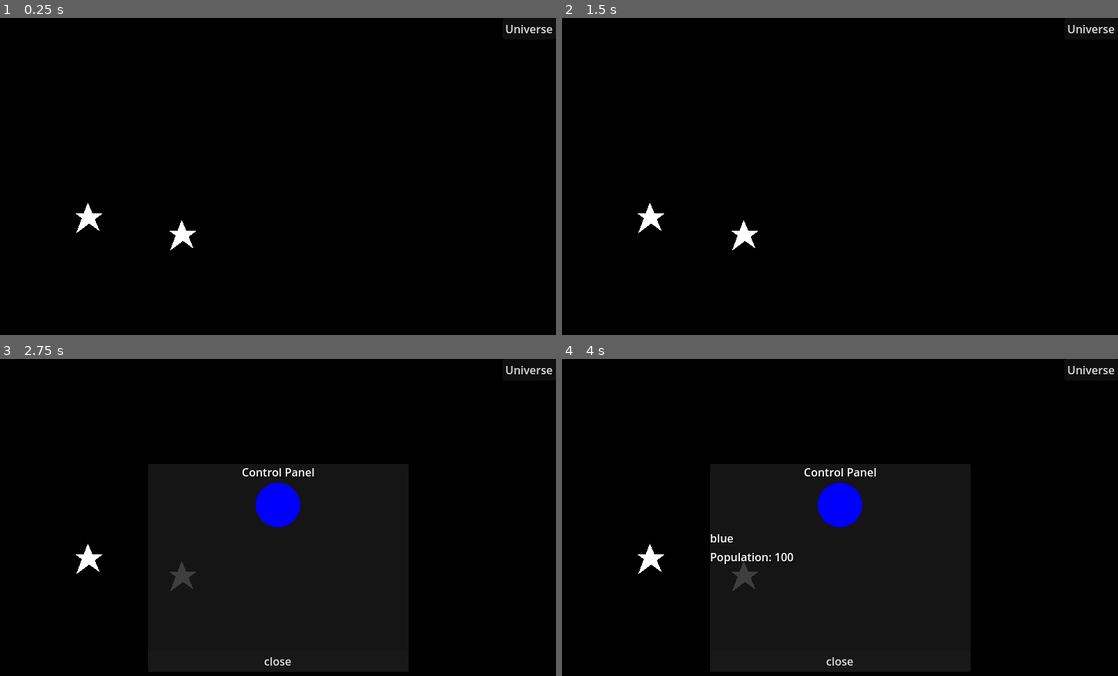
Above: before the commit, frames 1-4 (two rows, left to right).
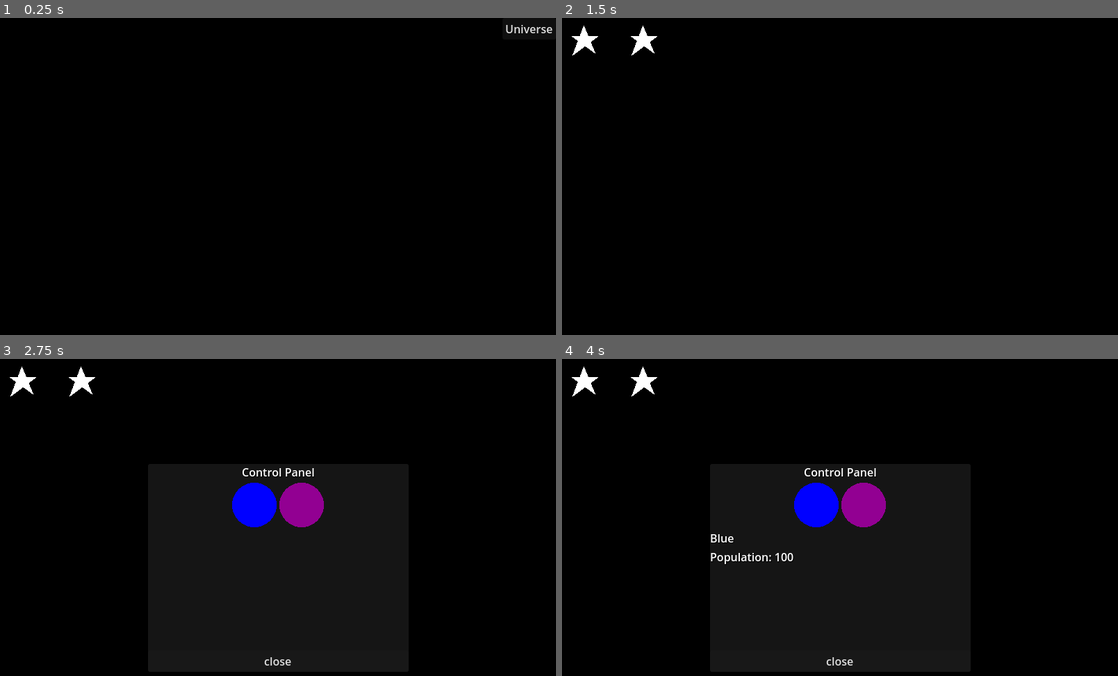
Above: after the commit, the same moments.

Repository: deepSpaceRenegade/Space_Econ
Game: Godot game, scene res://scenes/main.tscn
The game is run twice, just before and just after one commit, with the same random seed, the same clock (stepped at 60 frames per second) and the same inputs.
Inputs (mouse positions are in pixels of both pictures, inside the frame that each line leads up to; where the layout moved, square brackets give the same spot in the first picture):
- Up to frame 1 (0.25 s): no input
- Up to frame 2 (1.5 s): click "Universe" at 0.5 s; click (584, 40) [751, 157] at 1.25 s
- Up to frame 3 (2.75 s): click (22, 381) [88, 558] at 2 s
- Up to frame 4 (4 s): click (840, 504) at 2.77 s; click (817, 504) at 3.52 s

The runs differ from the first frame. In frame 1, 0.3% of the frame differs, in the area x 13-36%, y 58-74%; in frame 2, 0.8%; in frame 3, 2.5%; in frame 4, 2.6%, in the area x 1-100%, y 2-74%.

Commit message:
added scene loader and display info about the planet in panel

Diff:
--- a/game/project.godot
+++ b/game/project.godot
@@ -18,6 +18,8 @@
 [autoload]
 
 Signals="*res://scripts/signals.gd"
+SceneLoader="*res://scripts/scene_loader.gd"
+ControlPanel="*res://scenes/control_panel.tscn"
 
 [display]
 
--- a/game/scripts/galaxy.gd
+++ b/game/scene_loader.gd
@@ -1,10 +1,10 @@
-extends TextureButton
-
+extends Node
 
 
 # Called when the node enters the scene tree for the first time.
 func _ready() -> void:
-	pass
+	pass # Replace with function body.
+
 
 # Called every frame. 'delta' is the elapsed time since the previous frame.
 func _process(delta: float) -> void:
--- a/game/scenes/galaxy.tscn
+++ b/game/scenes/galaxy.tscn
@@ -1,12 +1,10 @@
-[gd_scene load_steps=4 format=3 uid="uid://b7ytw6de7r88e"]
+[gd_scene load_steps=3 format=3 uid="uid://b7ytw6de7r88e"]
 
 [ext_resource type="Texture2D" uid="uid://c0vbt0psodsfp" path="res://textures/galaxy.png" id="1_koc26"]
 [ext_resource type="Texture2D" uid="uid://cdvea4mrgh4gw" path="res://textures/galaxy_blue.png" id="2_qfi78"]
-[ext_resource type="Script" path="res://scripts/galaxy.gd" id="3_esd52"]
 
 [node name="Galaxy" type="TextureButton"]
 offset_right = 64.0
 offset_bottom = 64.0
 texture_normal = ExtResource("1_koc26")
 texture_pressed = ExtResource("2_qfi78")
-script = ExtResource("3_esd52")
--- /dev/null
+++ b/game/scenes/galaxy_level_1.tscn
@@ -0,0 +1,36 @@
+[gd_scene load_steps=9 format=3 uid="uid://dldyj4y24oswl"]
+
+[ext_resource type="PackedScene" uid="uid://b1xh54ervyxv4" path="res://scenes/star.tscn" id="1_33b2i"]
+[ext_resource type="Script" path="res://scripts/planet_info.gd" id="2_dys1c"]
+[ext_resource type="Texture2D" uid="uid://mf4yp8be4mk1" path="res://textures/planet_blue.png" id="3_rynpp"]
+[ext_resource type="Texture2D" uid="uid://cyknnuamjdheh" path="res://textures/planet_purple.png" id="4_bmspo"]
+[ext_resource type="Texture2D" uid="uid://caymicx8ltd4j" path="res://textures/planet_green.png" id="4_fjor3"]
+
+[sub_resource type="Resource" id="Resource_gsm55"]
+script = ExtResource("2_dys1c")
+texture = ExtResource("3_rynpp")
+planet_name = "Blue"
+planet_population = 100
+
+[sub_resource type="Resource" id="Resource_x0yv5"]
+script = ExtResource("2_dys1c")
+texture = ExtResource("4_bmspo")
+planet_name = "Purple"
+planet_population = 300
+
+[sub_resource type="Resource" id="Resource_1xs12"]
+script = ExtResource("2_dys1c")
+texture = ExtResource("4_fjor3")
+planet_name = "Green"
+planet_population = 200
+
+[node name="Galaxy" type="Node2D"]
+
+[node name="Star" parent="." instance=ExtResource("1_33b2i")]
+planets_list = Array[ExtResource("2_dys1c")]([SubResource("Resource_gsm55"), SubResource("Resource_x0yv5")])
+
+[node name="Star2" parent="." instance=ExtResource("1_33b2i")]
+offset_left = 85.0
+offset_right = 149.0
+offset_bottom = 64.0
+planets_list = Array[ExtResource("2_dys1c")]([SubResource("Resource_1xs12")])
--- /dev/null
+++ b/game/scenes/galaxy_level_2.tscn
@@ -0,0 +1,22 @@
+[gd_scene load_steps=4 format=3 uid="uid://cfxc8poetd0n6"]
+
+[ext_resource type="PackedScene" uid="uid://b1xh54ervyxv4" path="res://scenes/star.tscn" id="1_vdude"]
+[ext_resource type="Texture2D" uid="uid://bwdtvcgsnxq4q" path="res://textures/star_red.png" id="2_1teln"]
+[ext_resource type="Texture2D" uid="uid://bdsbxacbxrq6g" path="res://textures/star_white.png" id="3_2vxp3"]
+
+[node name="Galaxy" type="Node2D"]
+
+[node name="Star" parent="." instance=ExtResource("1_vdude")]
+offset_left = -1.0
+offset_top = 1.0
+offset_right = 63.0
+offset_bottom = 65.0
+texture_normal = ExtResource("2_1teln")
+texture_pressed = ExtResource("3_2vxp3")
+
+[node name="Star2" parent="." instance=ExtResource("1_vdude")]
+offset_left = 66.0
+offset_right = 130.0
+offset_bottom = 64.0
+texture_normal = ExtResource("2_1teln")
+texture_pressed = ExtResource("3_2vxp3")
--- a/game/scenes/hud.tscn
+++ b/game/scenes/hud.tscn
@@ -13,3 +13,5 @@
 offset_bottom = 31.0
 grow_horizontal = 0
 text = "Universe"
+
+[connection signal="pressed" from="Universe Screen" to="." method="_on_universe_screen_pressed"]
--- a/game/scenes/main.tscn
+++ b/game/scenes/main.tscn
@@ -1,78 +1,9 @@
-[gd_scene load_steps=13 format=3 uid="uid://bx2ungnv8v808"]
+[gd_scene load_steps=3 format=3 uid="uid://bx2ungnv8v808"]
 
 [ext_resource type="Script" path="res://scripts/main.gd" id="1_i03io"]
-[ext_resource type="PackedScene" uid="uid://bnjktyj6n3hmv" path="res://scenes/control_panel.tscn" id="2_vajgb"]
-[ext_resource type="PackedScene" uid="uid://b1xh54ervyxv4" path="res://scenes/star.tscn" id="3_ypqki"]
-[ext_resource type="Texture2D" uid="uid://bwdtvcgsnxq4q" path="res://textures/star_red.png" id="4_hb60t"]
-[ext_resource type="Texture2D" uid="uid://bdsbxacbxrq6g" path="res://textures/star_white.png" id="5_62tfn"]
-[ext_resource type="Script" path="res://scripts/planet_info.gd" id="5_ef4nc"]
-[ext_resource type="PackedScene" uid="uid://b7ytw6de7r88e" path="res://scenes/galaxy.tscn" id="6_hcuwf"]
-[ext_resource type="Texture2D" uid="uid://mf4yp8be4mk1" path="res://textures/planet_blue.png" id="6_uanir"]
-[ext_resource type="Texture2D" uid="uid://caymicx8ltd4j" path="res://textures/planet_green.png" id="7_qvd1b"]
 [ext_resource type="PackedScene" uid="uid://dcxtblu32am6n" path="res://scenes/hud.tscn" id="8_e4mhp"]
-
-[sub_resource type="Resource" id="Resource_qkspo"]
-script = ExtResource("5_ef4nc")
-texture = ExtResource("6_uanir")
-planet_name = "blue"
-planet_population = 100
-
-[sub_resource type="Resource" id="Resource_pyadm"]
-script = ExtResource("5_ef4nc")
-texture = ExtResource("7_qvd1b")
-planet_name = "green"
-planet_population = 200
 
 [node name="Main" type="Node2D"]
 script = ExtResource("1_i03io")
 
-[node name="Control_Panel" parent="." instance=ExtResource("2_vajgb")]
-visible = false
-
 [node name="HUD" parent="." instance=ExtResource("8_e4mhp")]
-
-[node name="Star" parent="." instance=ExtResource("3_ypqki")]
-offset_left = 95.0
-offset_top = 255.0
-offset_right = 159.0
-offset_bottom = 319.0
-planets_list = Array[ExtResource("5_ef4nc")]([SubResource("Resource_qkspo")])
-
-[node name="Star2" parent="." instance=ExtResource("3_ypqki")]
-offset_left = 230.0
-offset_top = 280.0
-offset_right = 294.0
-offset_bottom = 344.0
-planets_list = Array[ExtResource("5_ef4nc")]([SubResource("Resource_pyadm")])
-
-[node name="Star3" parent="." instance=ExtResource("3_ypqki")]
-visible = false
-offset_left = 463.0
-offset_top = 285.0
-offset_right = 527.0
-offset_bottom = 349.0
-texture_normal = ExtResource("4_hb60t")
-texture_pressed = ExtResource("5_62tfn")
-
-[node name="Star4" parent="." instance=ExtResource("3_ypqki")]
-visible = false
-offset_left = 595.0
-offset_top = 282.0
-offset_right = 659.0
-offset_bottom = 346.0
-texture_normal = ExtResource("4_hb60t")
-texture_pressed = ExtResource("5_62tfn")
-
-[node name="Galaxy" parent="." instance=ExtResource("6_hcuwf")]
-visible = false
-offset_left = 238.0
-offset_top = 167.0
-offset_right = 302.0
-offset_bottom = 231.0
-
-[node name="Galaxy2" parent="." instance=ExtResource("6_hcuwf")]
-visible = false
-offset_left = 444.0
-offset_top = 170.0
-offset_right = 508.0
-offset_bottom = 234.0
--- a/game/scenes/planet.tscn
+++ b/game/scenes/planet.tscn
@@ -8,3 +8,5 @@
 offset_bottom = 40.0
 texture_pressed = ExtResource("2_s1v7g")
 script = ExtResource("2_lf1im")
+
+[connection signal="pressed" from="." to="." method="_on_pressed"]
--- a/game/scenes/star.tscn
+++ b/game/scenes/star.tscn
@@ -10,3 +10,5 @@
 texture_normal = ExtResource("1_0mk31")
 texture_pressed = ExtResource("2_2crfk")
 script = ExtResource("3_kw8t3")
+
+[connection signal="pressed" from="." to="." method="_on_pressed"]
--- /dev/null
+++ b/game/scenes/universe_level.tscn
@@ -0,0 +1,18 @@
+[gd_scene load_steps=3 format=3 uid="uid://62et1tel3rx2"]
+
+[ext_resource type="Script" path="res://scripts/universe_level.gd" id="1_xb7pt"]
+[ext_resource type="PackedScene" uid="uid://b7ytw6de7r88e" path="res://scenes/galaxy.tscn" id="2_ybeel"]
+
+[node name="Universe_Level" type="Node2D"]
+script = ExtResource("1_xb7pt")
+
+[node name="Galaxy" parent="." instance=ExtResource("2_ybeel")]
+
+[node name="Galaxy2" parent="." instance=ExtResource("2_ybeel")]
+offset_left = 81.0
+offset_top = 1.0
+offset_right = 145.0
+offset_bottom = 65.0
+
+[connection signal="pressed" from="Galaxy" to="." method="_on_galaxy_pressed"]
+[connection signal="pressed" from="Galaxy2" to="." method="_on_galaxy_2_pressed"]
--- a/game/scripts/control_panel.gd
+++ b/game/scripts/control_panel.gd
@@ -11,9 +11,11 @@
 # Called when the node enters the scene tree for the first time.
 func _ready() -> void:
 	close_button.pressed.connect(close_panel)
+	#Signals.populate_planets.connect(star_select)
+	#Signals.show_planet_info.connect(planet_select)
 
 func close_panel():
-	control_panel.hide()
+	control_panel.visible = false
 
 	for child in planet_box.get_children():
 		child.queue_free()
@@ -23,6 +25,37 @@
 
 	planet_label.text = ""
 
-# Called every frame. 'delta' is the elapsed time since the previous frame.
-func _process(delta: float) -> void:
-	pass
+#func populate_planets(list):
+	#for child in ControlPanel.planet_box.get_children():
+		#child.queue_free()
+	#for info in list:
+		#var planet_instance = ControlPanel.planet.instantiate()
+		#planet_instance.name = info.planet_name
+		#planet_instance.texture_normal = info.texture
+		#ControlPanel.planet_box.add_child(planet_instance)
+
+#func show_planet_info(planet_name, list):
+	#for child in ControlPanel.info_box.get_children():
+		#child.queue_free()
+	#ControlPanel.planet_label.text = planet_name
+	#var info_label = Label.new()
+	#ControlPanel.info_box.add_child(info_label)
+	#
+	#for info in list:
+		#if info.planet_name == planet_name:
+			#info_label.text = "Population: " + str(info.planet_population)
+
+#func star_select(selected_star):
+		#populate_planets(selected_star.planet_list)
+		#match selected_star:
+		#"Star":
+			#populate_planets($Star.planets_list)
+		#"Star2":
+			#populate_planets($Star2.planets_list)
+
+#func planet_select(selected_planet):
+	#match selected_planet:
+		#"blue":
+			#show_planet_info(selected_planet, $Star.planets_list)
+		#"green":
+			#show_planet_info(selected_planet, $Star2.planets_list)
--- a/game/scripts/hud.gd
+++ b/game/scripts/hud.gd
@@ -4,11 +4,12 @@
 
 # Called when the node enters the scene tree for the first time.
 func _ready() -> void:
-	universe_screen.pressed.connect(show_universe)
-
-func show_universe():
-	Signals.emit_signal("show_universe")
+	pass
 
 # Called every frame. 'delta' is the elapsed time since the previous frame.
 func _process(delta: float) -> void:
 	pass
+
+
+func _on_universe_screen_pressed() -> void:
+	SceneLoader.load_scene("res://scenes/universe_level.tscn") # Replace with function body.
--- a/game/scripts/main.gd
+++ b/game/scripts/main.gd
@@ -1,85 +1,48 @@
 extends Node2D
-#use resource to populate control panel with unique data
-@onready var control_panel: CanvasLayer = $Control_Panel
-@onready var galaxy = $Galaxy
-@onready var galaxy2 = $Galaxy2
-@onready var stars = [$Star, $Star2]
-@onready var stars2 = [$Star3, $Star4]
-@onready var star: TextureButton = $Star
-@onready var star_2: TextureButton = $Star2
-
 
 # Called when the node enters the scene tree for the first time.
 func _ready() -> void:
-
-	Signals.connect("open_control_panel", open_control_panel)
-	Signals.connect("show_universe", show_universe)
-
-	galaxy.pressed.connect(show_stars)
-	galaxy2.pressed.connect(show_stars2)
+	ControlPanel.visible = false
 
 
-	Signals.populate_planets.connect(star_select)
-	Signals.show_planet_info.connect(planet_select)
+	#Signals.populate_planets.connect(star_select)
+	#Signals.show_planet_info.connect(planet_select)
 
-func open_control_panel():
-	control_panel.show()
 
-func show_universe():
-	for star in stars:
-		star.hide()
-	for star in stars2:
-		star.hide()
-	galaxy.show()
-	galaxy2.show()
 
-func show_stars():
-	galaxy.hide()
-	galaxy2.hide()
-
-	for star in stars:
-		star.show()
-
-func show_stars2():
-	galaxy.hide()
-	galaxy2.hide()
-
-	for star in stars2:
-		star.show()
-
-func populate_planets(list):
-	for child in control_panel.planet_box.get_children():
-		child.queue_free()
-	for info in list:
-		var planet_instance = control_panel.planet.instantiate()
-		planet_instance.name = info.planet_name
-		planet_instance.texture_normal = info.texture
-		control_panel.planet_box.add_child(planet_instance)
-
-func show_planet_info(planet_name, list):
-	for child in control_panel.info_box.get_children():
-		child.queue_free()
-	control_panel.planet_label.text = planet_name
-	var info_label = Label.new()
-	control_panel.info_box.add_child(info_label)
-
-	for info in list:
-		if info.planet_name == planet_name:
-			info_label.text = "Population: " + str(info.planet_population)
-
-func star_select(selected_star):
-	match selected_star:
-		"Star":
-			populate_planets($Star.planets_list)
-		"Star2":
-			populate_planets($Star2.planets_list)
-
-func planet_select(selected_planet):
-	match selected_planet:
-		"blue":
-			show_planet_info(selected_planet, $Star.planets_list)
-		"green":
-			show_planet_info(selected_planet, $Star2.planets_list)
+#func populate_planets(list):
+	#for child in ControlPanel.planet_box.get_children():
+		#child.queue_free()
+	#for info in list:
+		#var planet_instance = ControlPanel.planet.instantiate()
+		#planet_instance.name = info.planet_name
+		#planet_instance.texture_normal = info.texture
+		#ControlPanel.planet_box.add_child(planet_instance)
+#
+#func show_planet_info(planet_name, list):
+	#for child in ControlPanel.info_box.get_children():
+		#child.queue_free()
+	#ControlPanel.planet_label.text = planet_name
+	#var info_label = Label.new()
+	#ControlPanel.info_box.add_child(info_label)
+	#
+	#for info in list:
+		#if info.planet_name == planet_name:
+			#info_label.text = "Population: " + str(info.planet_population)
+#
+#func star_select(selected_star):
+	#match selected_star:
+		#"Star":
+			#populate_planets($Star.planets_list)
+		#"Star2":
+			#populate_planets($Star2.planets_list)
+#
+#func planet_select(selected_planet):
+	#match selected_planet:
+		#"blue":
+			#show_planet_info(selected_planet, $Star.planets_list)
+		#"green":
+			#show_planet_info(selected_planet, $Star2.planets_list)
 
 # Called every frame. 'delta' is the elapsed time since the previous frame.
 func _process(delta: float) -> void:
--- a/game/scripts/planet.gd
+++ b/game/scripts/planet.gd
@@ -4,11 +4,24 @@
 
 # Called when the node enters the scene tree for the first time.
 func _ready() -> void:
-	planet.pressed.connect(show_info)
+	pass
 
-# Called every frame. 'delta' is the elapsed time since the previous frame.
 func _process(delta: float) -> void:
 	pass
 
 func show_info():
-	Signals.show_planet_info.emit(planet.name)
+	for child in ControlPanel.info_box.get_children():
+		child.queue_free()
+	ControlPanel.planet_label.text = planet.name
+	var info_label = Label.new()
+	ControlPanel.info_box.add_child(info_label)
+
+	var stars = $/root/Galaxy.get_children()
+	for star in stars:
+		for info in star.planets_list:
+			if info.planet_name == planet.name:
+				info_label.text = "Population: " + str(info.planet_population)
+
+
+func _on_pressed() -> void:
+	show_info()
--- /dev/null
+++ b/game/scripts/scene_loader.gd
@@ -0,0 +1,17 @@
+extends Node
+
+var current_scene = null
+# Called when the node enters the scene tree for the first time.
+func _ready() -> void:
+	var root = get_tree().root
+	current_scene = root.get_child(root.get_child_count() - 1)
+
+func load_scene(res_path):
+	call_deferred("_deferred_load_scene", res_path)
+
+func _deferred_load_scene(res_path):
+	current_scene.free()
+	var scene = load(res_path)
+	current_scene = scene.instantiate()
+	get_tree().root.add_child(current_scene)
+	get_tree().current_scene = current_scene
--- a/game/scripts/signals.gd
+++ b/game/scripts/signals.gd
@@ -2,6 +2,5 @@
 
 signal open_control_panel
 signal show_universe
-signal populate_planets
-signal populate_planets2
-signal show_planet_info
+#signal populate_planets
+#signal show_planet_info
--- a/game/scripts/star.gd
+++ b/game/scripts/star.gd
@@ -3,18 +3,30 @@
 @export var planets_list: Array[PlanetInfo]
 
 @onready var star: TextureButton = $"."
+@onready var planet_scene = preload("res://scenes/planet.tscn")
+
 
 # Called when the node enters the scene tree for the first time.
 func _ready() -> void:
-	star.pressed.connect(panel_emit)
-	star.pressed.connect(populate_star)
+	pass
 
-func panel_emit():
-	Signals.emit_signal("open_control_panel")
+func open_control_panel():
+	ControlPanel.visible = true
 
-func populate_star():
-	Signals.populate_planets.emit(star.name)
+func spawn_planets(list):
+	for child in ControlPanel.planet_box.get_children():
+		child.queue_free()
+	for info in list:
+		var planet_instance = planet_scene.instantiate()
+		planet_instance.texture_normal = info.texture
+		planet_instance.name = info.planet_name
+		ControlPanel.planet_box.add_child(planet_instance)
 
 # Called every frame. 'delta' is the elapsed time since the previous frame.
 func _process(delta: float) -> void:
 	pass
+
+
+func _on_pressed() -> void:
+	open_control_panel()
+	spawn_planets(star.planets_list)
--- /dev/null
+++ b/game/scripts/universe_level.gd
@@ -0,0 +1,19 @@
+extends Node2D
+
+
+# Called when the node enters the scene tree for the first time.
+func _ready() -> void:
+	pass # Replace with function body.
+
+
+# Called every frame. 'delta' is the elapsed time since the previous frame.
+func _process(delta: float) -> void:
+	pass
+
+
+func _on_galaxy_pressed() -> void:
+	SceneLoader.load_scene("res://scenes/galaxy_level_1.tscn") # Replace with function body.
+
+
+func _on_galaxy_2_pressed() -> void:
+	SceneLoader.load_scene("res://scenes/galaxy_level_2.tscn") # Replace with function body.
